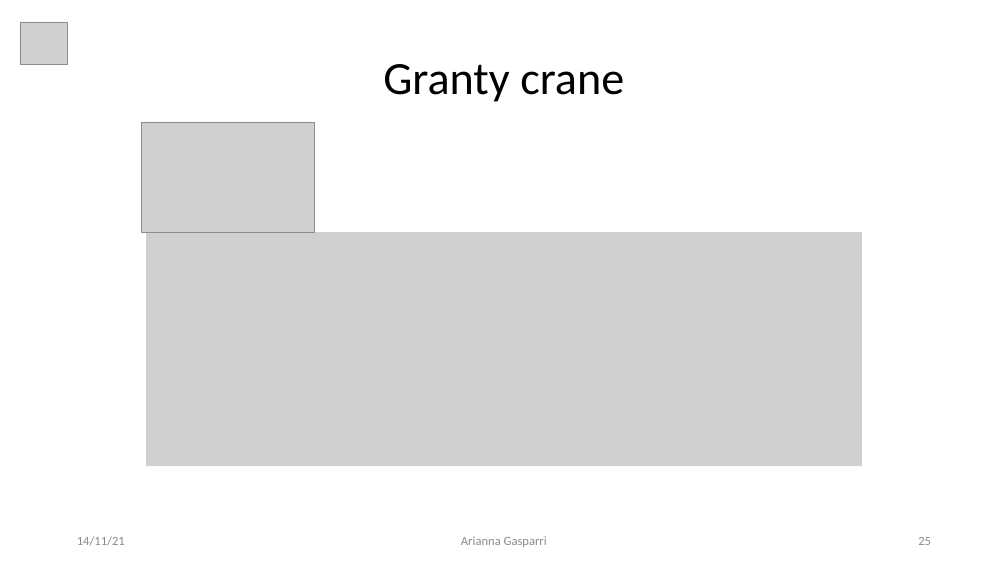
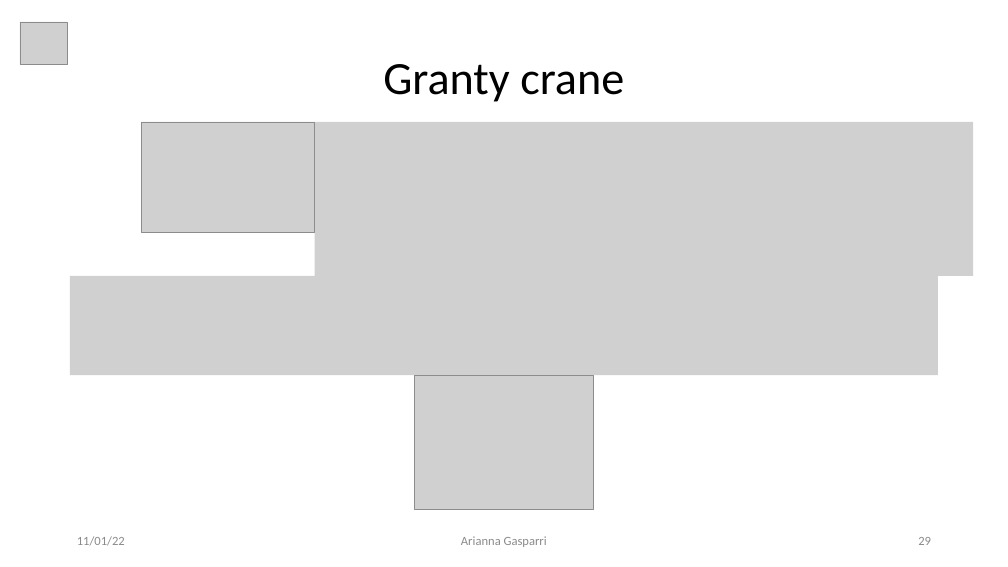
Before and after one commit to giga487/BicchiGas, a slide deck: slide 29 of Relazione/Presentazione.pptx (slide 25 before the commit). Drawn at 1008x567 pixels with LibreOffice and Linux fonts; fonts in the diff are those of the drawing; grey boxes stand for pictures. Boxes give left, top, right and bottom in pixels: in the first picture for what was removed or moved away, otherwise in the second. Text is boxed around its words. In the diff, an @@ line names an element or a change of style, - is before the commit and + after.

```diff
--- a/Relazione/Presentazione.pptx
+++ b/Relazione/Presentazione.pptx
@@ picture added at (315,122,973,276) @@
@@ picture removed at (146,232,862,467) @@
@@ picture added at (70,276,938,375) @@
@@ picture added at (414,375,594,510) @@
@@ text at (77,536,125,546): text changed @@
-14/11/21
+11/01/22
```
Also in this commit, not shown: 23 other slides changed, 14 slides added, 3 slides removed, 44 other files.
